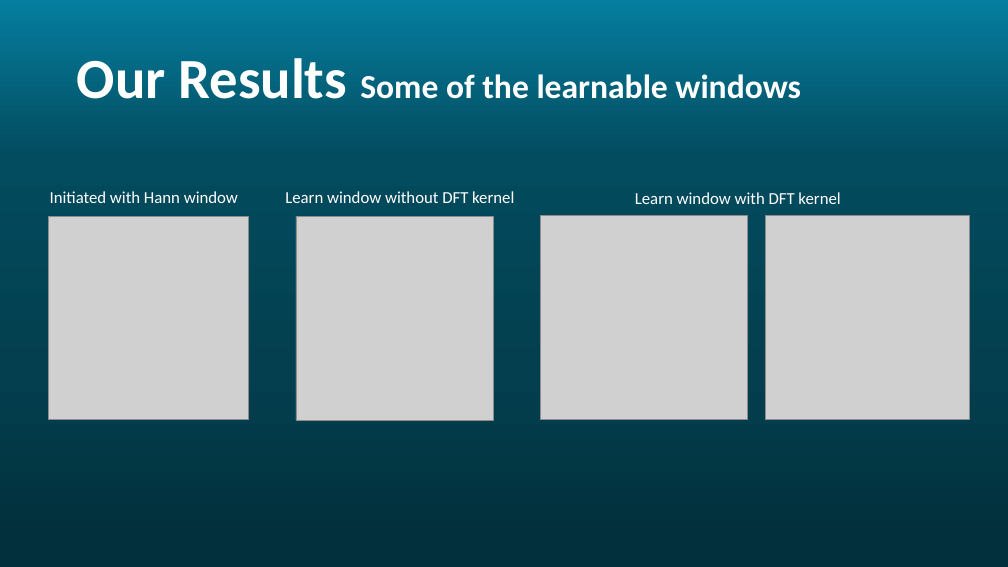
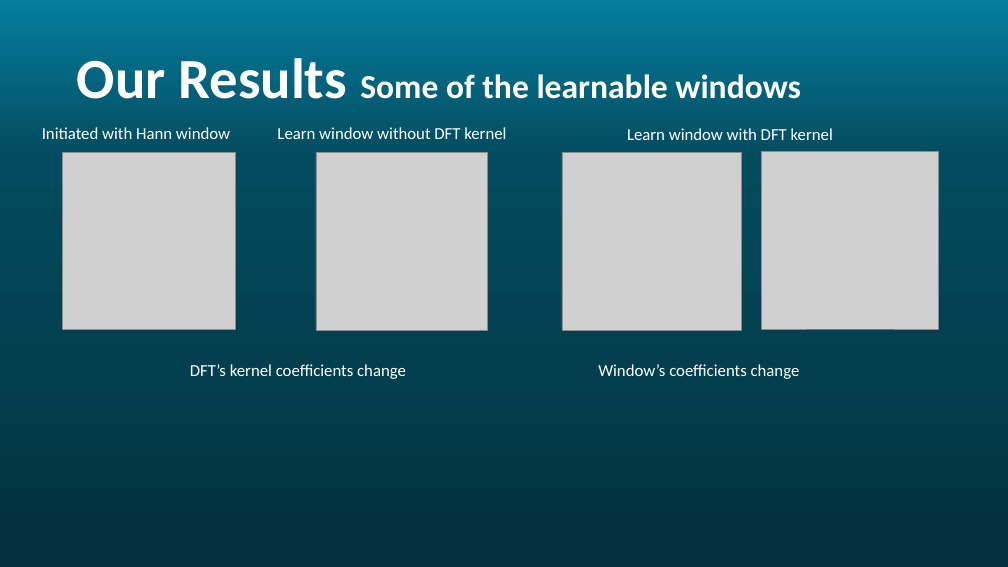
Before and after one commit to Rotem-and-Noam/Ada-STFT, a slide deck: slide 15 of images/AdaSTFT.pptx. Drawn at 1008x567 pixels with LibreOffice and Linux fonts; fonts in the diff are those of the drawing; grey boxes stand for pictures; background and template pictures are left out. Boxes give left, top, right and bottom in pixels: in the first picture for what was removed or moved away, otherwise in the second. Text is boxed around its words. In the diff, an @@ line names an element or a change of style, - is before the commit and + after.

Commit message:
adding images

```diff
--- a/images/AdaSTFT.pptx
+++ b/images/AdaSTFT.pptx
@@ 3 texts: place and size @@
-3 texts at (50,191,840,204)
+3 texts at (42,127,833,140)
@@ picture: place and size @@
-picture at (48,216,248,420)
+picture at (62,152,236,329)
@@ picture: place and size @@
-picture at (296,216,494,420)
+picture at (316,153,488,330)
@@ picture: place and size @@
-picture at (541,216,747,420)
+picture at (562,152,742,330)
@@ picture: place and size @@
-picture at (766,216,970,420)
+picture at (761,151,939,329)
@@ text added at (190,364,406,379), 16 pt, text #FFFFFF @@
+DFT’s kernel coefficients change
@@ text added at (598,364,800,379), 16 pt, text #FFFFFF @@
+Window’s coefficients change
```
Also in this commit, not shown: 2 other slides changed, 1 slide added.
